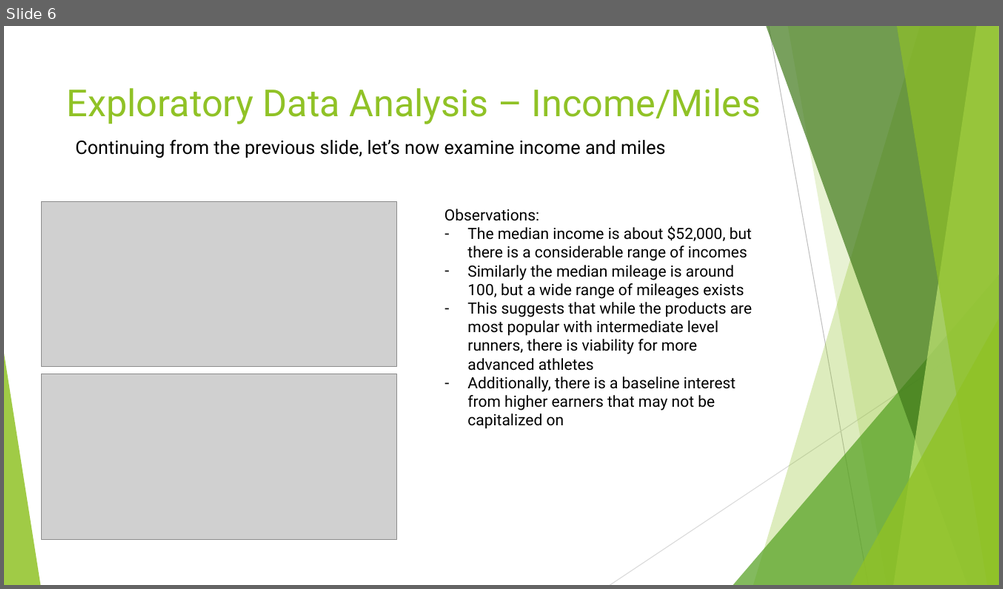
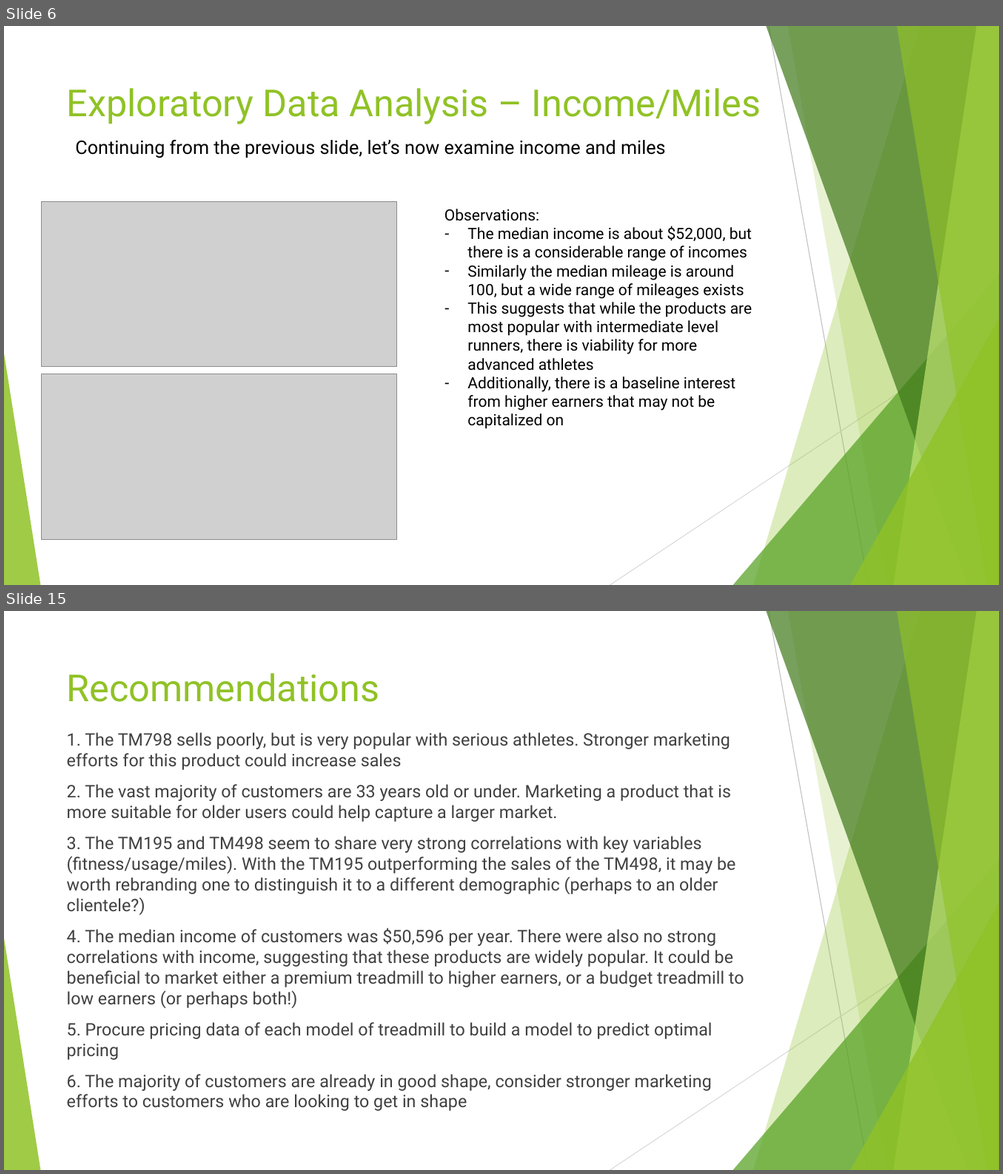
Before and after one commit to hanesi/DSBA-Cert-Course, a slide deck: Module 1/Project/CardioGoodFitnessProject.pptx. Shown one above the other, each under a label of ours: slide 6 before the commit, slides 6 and 15 after it; the slides between them are not shown. The pictures are 1003x589 and 1003x1174 pixels, drawn with LibreOffice and Linux fonts; fonts in the diff are those of the drawing; grey boxes stand for pictures. Boxes give left, top, right and bottom in pixels: in the first picture for what was removed or moved away, otherwise in the second. Text is boxed around its words. In the diff, an @@ line names an element or a change of style, - is before the commit and + after.

```diff
--- a/Module 1/Project/CardioGoodFitnessProject.pptx
+++ b/Module 1/Project/CardioGoodFitnessProject.pptx
@@ slide 15 added at (4, 611, 999, 1170), background #FFFFFF; not listed: 10 template elements that a slide beside it also shows @@
@@ title added at (67, 673, 380, 702), 36 pt, text #90C226 @@
+Recommendations
@@ text added at (67, 732, 744, 1111), 16.6 pt, text #404040 @@
+1. The TM798 sells poorly, but is very popular with serious athletes. Stronger marketing efforts for this product could increase sales
+2. The vast majority of customers are 33 years old or under. Marketing a product that is more suitable for older users could help capture a larger market.
+3. The TM195 and TM498 seem to share very strong correlations with key variables (fitness/usage/miles). With the TM195 outperforming the sales of the TM498, it may be worth rebranding one to distinguish it to a different demographic (perhaps to an older clientele?)
+4. The median income of customers was $50,596 per year. There were also no strong correlations with income, suggesting that these products are widely popular. It could be beneficial to market either a premium treadmill to higher earners, or a budget treadmill to low earners (or perhaps both!)
+5. Procure pricing data of each model of treadmill to build a model to predict optimal pricing
+6. The majority of customers are already in good shape, consider stronger marketing efforts to customers who are looking to get in shape
```
Also in this commit, not shown: 1 slide changed, 7 other slides added.
